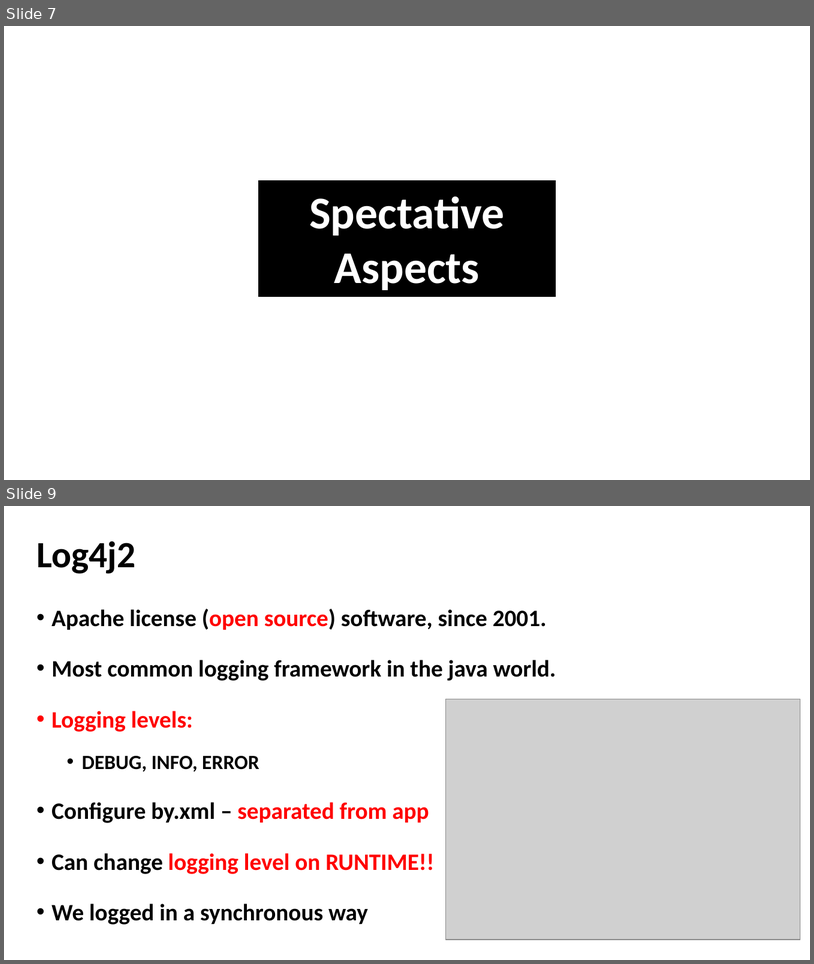
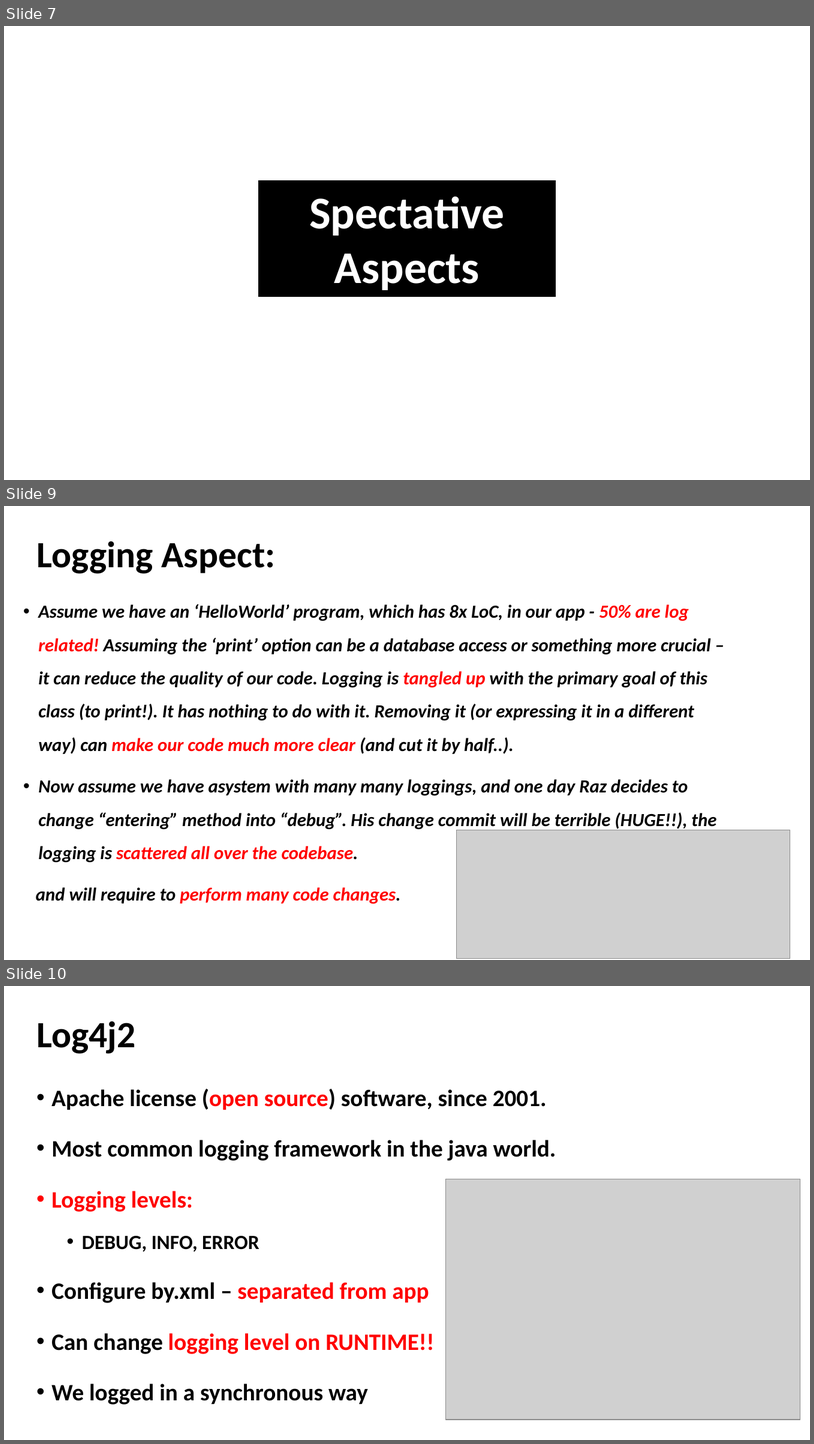
Before and after one commit to akotek/AOP, a slide deck: src/Final Project Presentation.pptx. Shown one above the other, each under a label of ours: slides 7 and 9 before the commit, slides 7, 9 and 10 after it; the slides between them are not shown. The pictures are 814x964 and 814x1444 pixels, drawn with LibreOffice and Linux fonts; fonts in the diff are those of the drawing; grey boxes stand for pictures. Boxes give left, top, right and bottom in pixels: in the first picture for what was removed or moved away, otherwise in the second. Text is boxed around its words. In the diff, an @@ line names an element or a change of style, - is before the commit and + after.

```diff
--- a/src/Final Project Presentation.pptx
+++ b/src/Final Project Presentation.pptx
@@ slide 9 added at (4, 506, 810, 960), background #FFFFFF @@
@@ title added at (36, 541, 275, 574), 44 pt, text #000000, bold @@
+Logging Aspect:
@@ text added at (36, 604, 717, 904), 22 pt, text #000000, bold, italic @@
+• Assume we have an ‘HelloWorld’ program, which has 8x LoC, in our app - 50% are log related! Assuming the ‘print’ option can be a database access or something more crucial – it can reduce the quality of our code. Logging is tangled up with the primary goal of this class (to print!). It has nothing to do with it. Removing it (or expressing it in a different way) can make our code much more clear (and cut it by half..).
+• Now assume we have asystem with many many loggings, and one day Raz decides to change “entering” method into “debug”. His change commit will be terrible (HUGE!!), the logging is scattered all over the codebase.
+and will require to perform many code changes.
@@ picture added at (457, 830, 791, 958) @@
@@ what was slide 9 is now slide 10 @@
```
Also in this commit, not shown: 5 slides changed, 2 other slides added, 1 slide removed, 5 other files.
